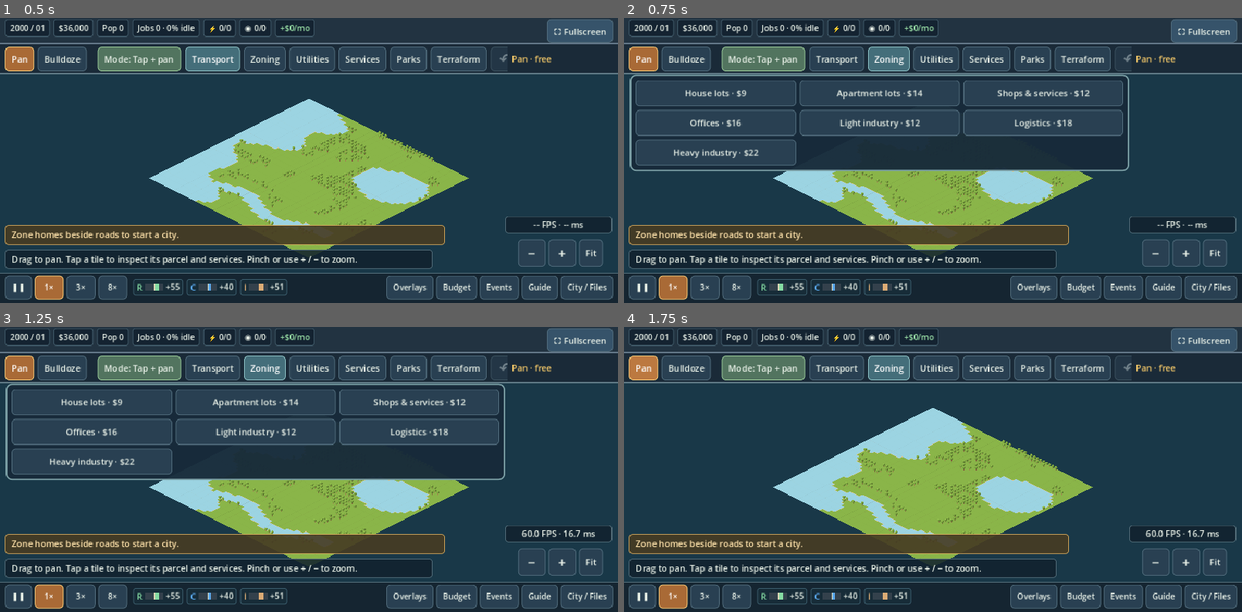
Above: before the commit, frames 1-4 (two rows, left to right).
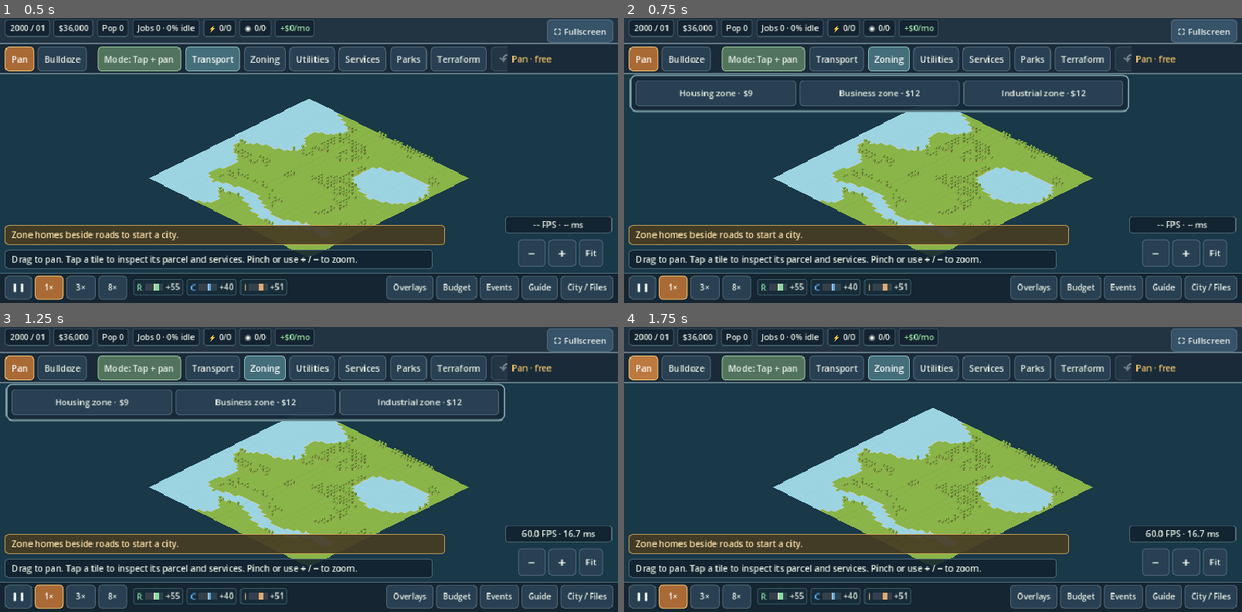
Above: after the commit, the same moments.

Repository: narmanb/citysim
Game: Godot game, scene res://main.tscn
The game is run twice, just before and just after one commit, with the same random seed, the same clock (stepped at 60 frames per second) and the same inputs.
Inputs:
- Up to frame 1 (0.5 s): no input
- Up to frame 2 (0.75 s): click "Zoning" at 0.5 s
- Up to frame 3 (1.25 s): no input
- Up to frame 4 (1.75 s): click "Pan" at 1.25 s

Frame 1 is identical in both runs. In frame 2, 8.9% of the frame differs, in the area x 0-82%, y 25-54%; in frame 3, 8.9%; in frame 4, nothing differs.

Commit message:
Simplify zoning to three families and preserve existing properties [skip ci]

Diff:
--- a/godot/tests/test_game.gd
+++ b/godot/tests/test_game.gd
@@ -182,11 +182,39 @@
 	for node_name in ["Stats", "Categories", "Tools", "Playback", "Actions", "Status", "GrowthHint", "Selection"]:
 		check(game.find_child(node_name, true, false) != null, "Native control exists: " + node_name)
 	_test_connected_strokes(game)
+	_test_generic_zoning_preserves_existing_properties(game)
 	game.queue_free()
 	await process_frame
 	if failures.is_empty():
 		print("PASS test_game: construction, parcels, history, bridges, timing, safe import and native controls")
 	quit(0 if failures.is_empty() else 1)
+
+func _test_generic_zoning_preserves_existing_properties(game) -> void:
+	var world = game.world
+	for pair in [["res", "apt"], ["shop", "office"], ["light", "logistics"], ["light", "heavy"]]:
+		var index: int = 300
+		world.tiles[index] = world.blank_tile()
+		world.tiles[index + 1] = world.blank_tile()
+		check(world.place(index, pair[1]), "Legacy zoning fixture succeeds: " + pair[1])
+		check(world.place(index + 1, pair[1], false, world.tiles[index].parcel), "Legacy property has two tiles")
+		world.tiles[index].level = 2
+		world.tiles[index].occupancy = 20
+		world.tiles[index + 1].level = 2
+		world.recalculate()
+		game.clear_history()
+		game.choose_tool(pair[0])
+		var before: Array = [world.tiles[index].duplicate(true), world.tiles[index + 1].duplicate(true)]
+		var cash: float = world.cash
+		check(not game.construct_at(index), "A generic zone tap does not replace an existing subtype: " + pair[1])
+		check(world.tiles[index] == before[0] and world.tiles[index + 1] == before[1] and world.cash == cash,
+			"Tapping the same zone family preserves development, occupancy, parcel and cash: " + pair[1])
+		game.begin_stroke()
+		game.paint_at(index)
+		game.paint_at(index + 1)
+		game.end_stroke()
+		check(world.tiles[index] == before[0] and world.tiles[index + 1] == before[1] and world.cash == cash,
+			"Painting the same zone family preserves legacy properties: " + pair[1])
+		check(game.history.undo_stack.is_empty(), "Unchanged zoning does not add a construction action")
 
 func _test_connected_strokes(game) -> void:
 	var world = game.world
--- a/godot/ui/main.gd
+++ b/godot/ui/main.gd
@@ -8,7 +8,7 @@
 const PerformanceDisplay = preload("res://ui/performance_display.gd")
 const CATEGORIES: Dictionary = {
 	"Transport": ["road", "rail", "station"],
-	"Zoning": ["res", "apt", "shop", "office", "light", "logistics", "heavy"],
+	"Zoning": ["res", "shop", "light"],
 	"Utilities": ["line", "pipe", "plant", "pump", "tower"],
 	"Services": ["police", "fire", "school", "hospital"],
 	"Parks": ["park"],
@@ -16,8 +16,8 @@
 }
 const TOOL_LABELS: Dictionary = {
 	"pan": "Pan / inspect", "bulldoze": "Bulldoze", "road": "Road", "rail": "Rail",
-	"station": "Rail station", "line": "Power line", "pipe": "Water pipe", "res": "House lots",
-	"apt": "Apartment lots", "shop": "Shops & services", "office": "Offices", "light": "Light industry",
+	"station": "Rail station", "line": "Power line", "pipe": "Water pipe", "res": "Housing zone",
+	"apt": "Apartment lots", "shop": "Business zone", "office": "Offices", "light": "Industrial zone",
 	"logistics": "Logistics", "heavy": "Heavy industry", "park": "Park", "plant": "Power plant",
 	"pump": "Water pump", "tower": "Water tower", "police": "Police", "fire": "Fire station",
 	"school": "School", "hospital": "Hospital", "raise": "Raise terrain", "lower": "Lower terrain",
@@ -31,13 +31,13 @@
 }
 const TOOL_HELP: Dictionary = {
 	"pan": "Drag to pan. Tap a tile to inspect its parcel and services. Pinch or use + / − to zoom.",
-	"res": "A tap creates one house lot. In Paint drag, a connected stroke becomes one larger property.",
+	"res": "Zone homes beside roads, then supply power and water. Tap for one lot; Paint drag for one larger property.",
 	"apt": "Larger apartment parcels support larger buildings. Add road access, power, water and jobs.",
-	"shop": "Shops need customers, road access and utilities. A paint stroke creates one property.",
+	"shop": "Zone businesses for shops, services and jobs. They need customers, road access, power and water.",
 	"office": "Offices provide denser employment and need a stronger population base.",
-	"light": "Light industry creates jobs with moderate pollution. Keep homes upwind and away.",
-	"logistics": "Logistics prefers at least two tiles per property and generates freight traffic.",
-	"heavy": "Heavy industry prefers at least four tiles and creates the most pollution.",
+	"light": "Zone industrial jobs with road access, power and water. Keep housing away from industrial pollution.",
+	"logistics": "Warehouse-style industry provides more jobs than light industry and prefers at least two tiles per property.",
+	"heavy": "Heavy industry provides more jobs per tile and prefers properties of at least four tiles. Keep homes away from pollution.",
 	"road": "Paint a road between dry banks to bridge up to eight water tiles. Roads must touch zones.",
 	"rail": "Connect two rail stations on one rail line. Paint between dry banks to build a bridge.",
 	"station": "Place a station on an existing rail tile. Two connected stations enable trains.",
@@ -54,7 +54,7 @@
 	"tree": "Plant an individual tree on clear land.", "forest": "Paint forest on clear land. Power lines and buildings exclude trees."
 }
 const GUIDE: String = """1. BUILD A CONNECTED CITY
-Place roads beside zones. Each property needs adjacent road access. House lots and Apartment lots use parcels: a tap makes a 1×1 lot; one connected Paint-drag stroke makes one larger property.
+Choose Housing zone for homes, Business zone for shops and services, or Industrial zone for industrial jobs. Each property needs adjacent road access. A tap makes a 1×1 lot; one connected Paint-drag stroke makes one larger property. Painting the same zone family leaves existing properties intact.
 
 2. SUPPLY POWER
 Build a power plant and connect a power line to the first zone tile. Developed powered buildings pass electricity to neighboring developed buildings. Empty zoning cannot carry power onward. Lines can cross roads.
@@ -66,7 +66,7 @@
 A water tower holds up to 180 surplus units from a connected powered pump. It supplies the same pipe network during shortages. It does not make water by itself.
 
 5. SUPPORT GROWTH
-Provide industry for jobs and commercial lots for services. Keep homes away from pollution. Inspect lots and use overlays to diagnose road, power, water, crime and land-value problems. Adjust taxes and department funding in Budget.
+Balance Housing, Business and Industrial zones. Keep homes away from pollution. Inspect lots and use overlays to diagnose road, power, water, crime and land-value problems. Adjust taxes and department funding in Budget.
 
 6. BUILD WITH TOUCH
 Tap + pan places one tile on a tap and pans on a drag. Paint drag draws a connected construction stroke. Pan always moves the map. Two fingers pan and zoom without construction. + / − and Fit also control the camera.
@@ -292,8 +292,8 @@
 		_construct_line_internal(_linear_start, _linear_end)
 	_stroke = false
 	_stroke_parcel = 0
-	history.finish()
-	world.recalculate()
+	if history.finish():
+		world.recalculate()
 	view.refresh()
 	refresh_ui()
 	_after_placement()
@@ -316,6 +316,10 @@
 	if index < 0 or index >= world.tiles.size() or _stroke_tiles.has(index):
 		return false
 	_stroke_tiles[index] = true
+	# Generic zone brushes keep existing subtypes within their family intact.
+	# This preserves imported apartments, offices and industrial variants.
+	if selected_tool in ["res", "shop", "light"] and world.tiles[index].get("zone") == World.ZONE_TOOL[selected_tool].zone:
+		return false
 	var before: Dictionary = _candidate_snapshot(index)
 	var cash_before: float = world.cash
 	if not world.place(index, selected_tool, bridge, _stroke_parcel):
Not shown, changed: godot/README.md
